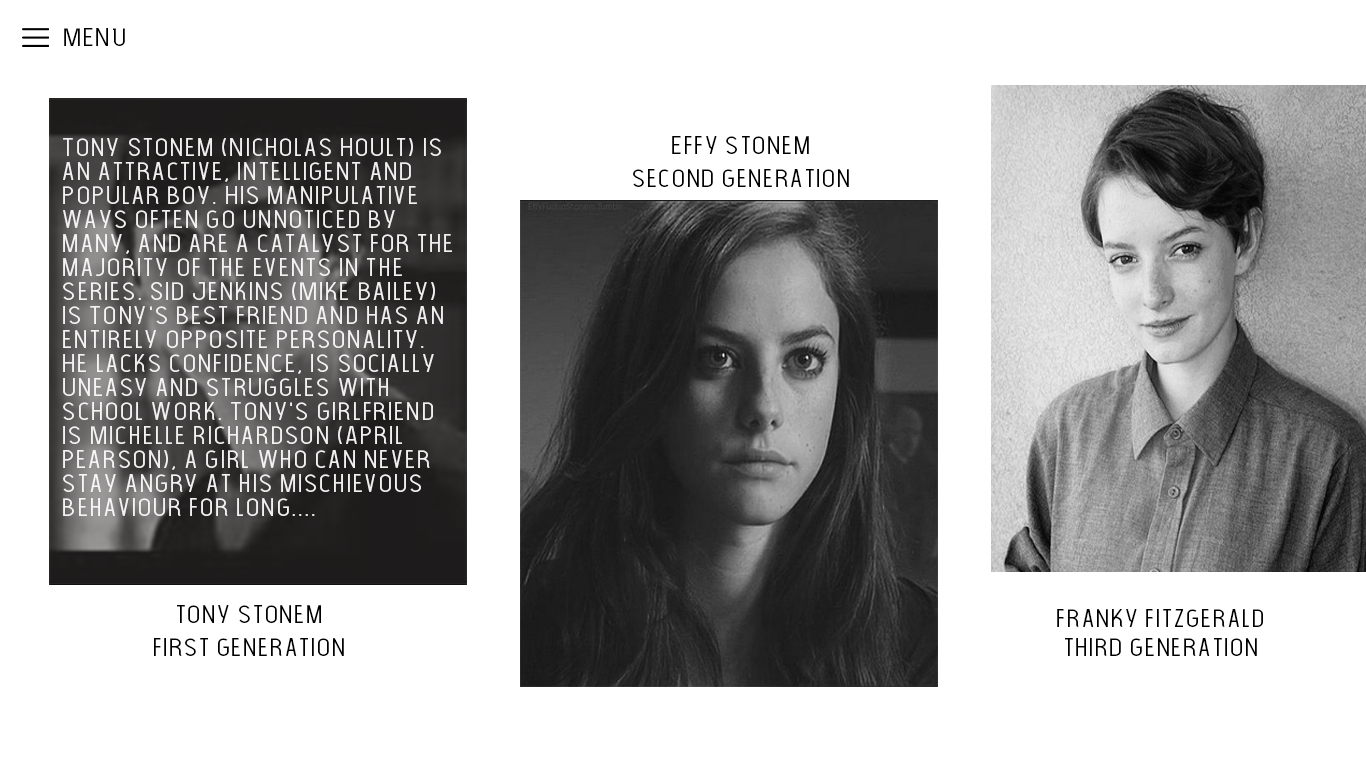
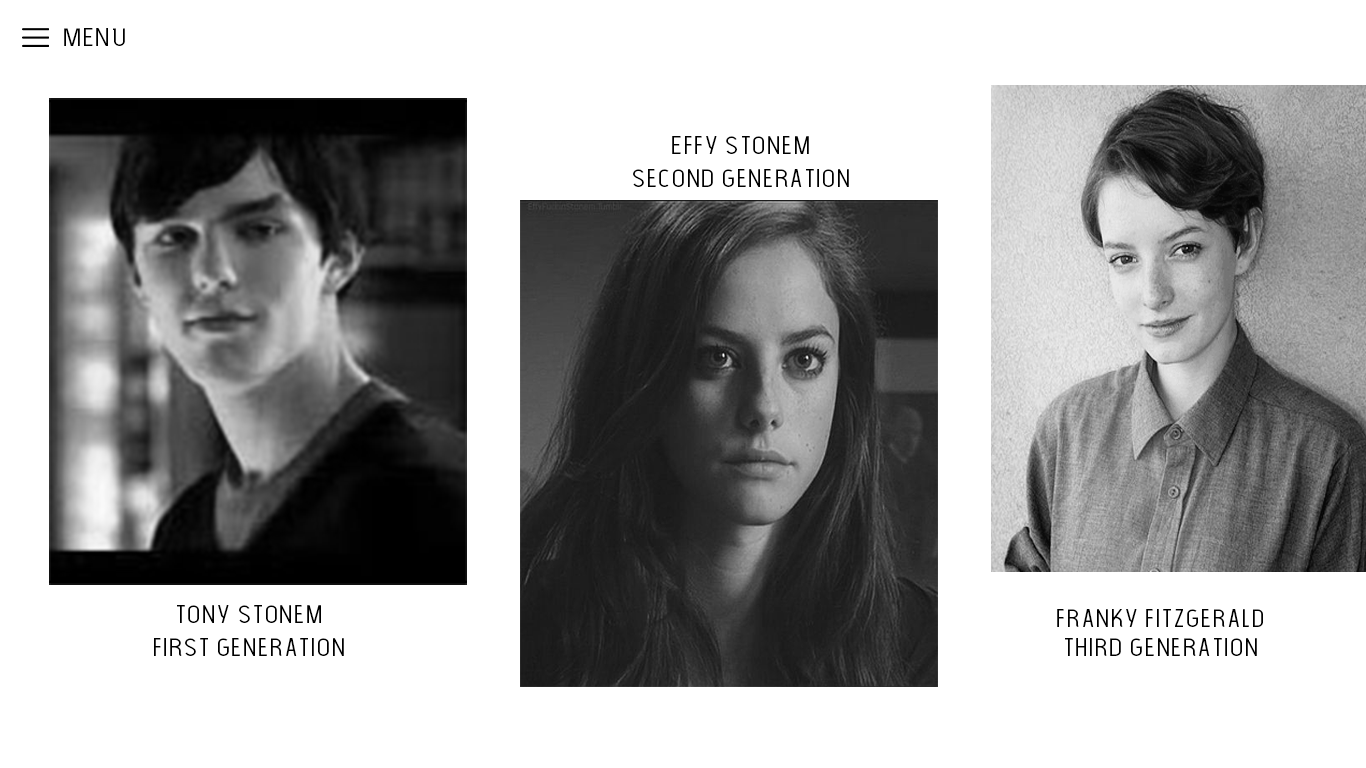
Two versions of the same layered image (1366x768). Layer-by-layer changes:
hid "Tony Stonem (Nicholas Hoult) is an attractive, intelligent and" over (x1=63, y1=138, x2=452, y2=516)
hid "Rectangle 1" over (x1=49, y1=98, x2=467, y2=584)
